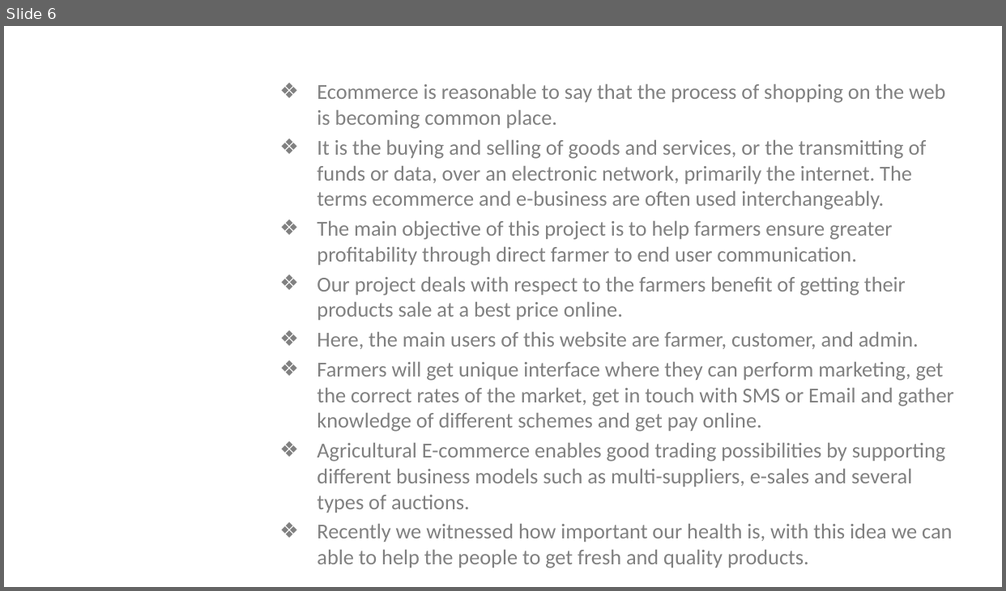
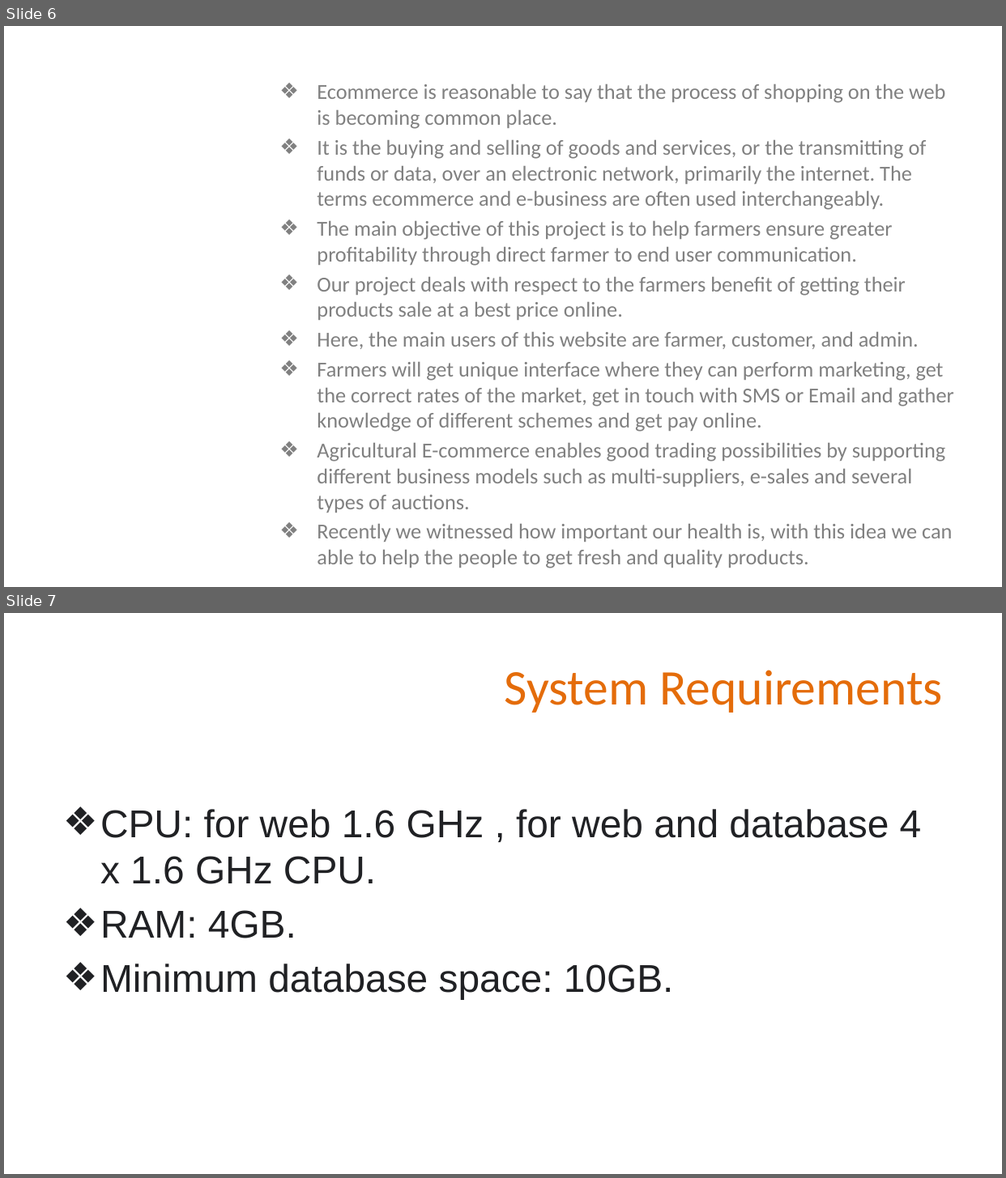
Before and after one commit to vamsi-03/project, a slide deck: project review 1.pptx. Shown one above the other, each under a label of ours: slide 6 before the commit, slides 6 and 7 after it. The pictures are 1006x591 and 1006x1178 pixels, drawn with LibreOffice and Linux fonts; fonts in the diff are those of the drawing; background and template pictures are left out. Boxes give left, top, right and bottom in pixels: in the first picture for what was removed or moved away, otherwise in the second. Text is boxed around its words. In the diff, an @@ line names an element or a change of style, - is before the commit and + after.

```diff
--- a/project review 1.pptx
+++ b/project review 1.pptx
@@ slide 7 added at [4, 613, 1002, 1174], background picture (left out) @@
@@ title added at [505, 670, 942, 713], 36 pt, text #E46C0A @@
+System Requirements
@@ text added at [100, 809, 922, 1000], 28 pt, text #202124 @@
+❖ CPU: for web 1.6 GHz , for web and database 4 x 1.6 GHz CPU.
+❖ RAM: 4GB.
+❖ Minimum database space: 10GB.
```
Also in this commit, not shown: 1 slide changed, 2 other slides added, 1 slide removed.
